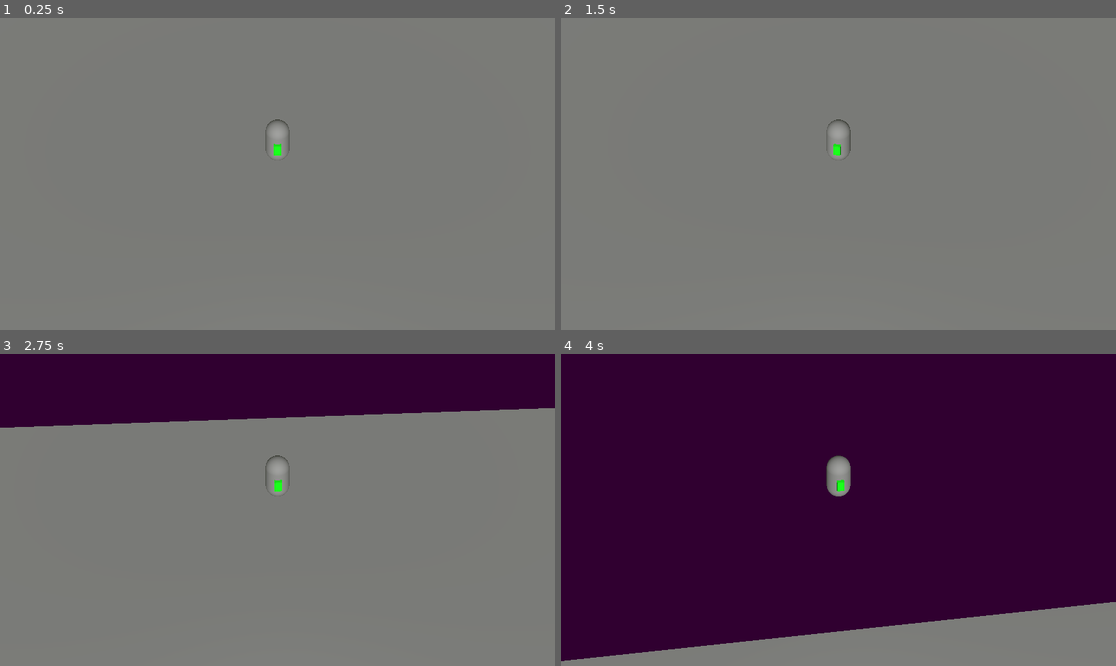
Above: before the commit, frames 1-4 (two rows, left to right).
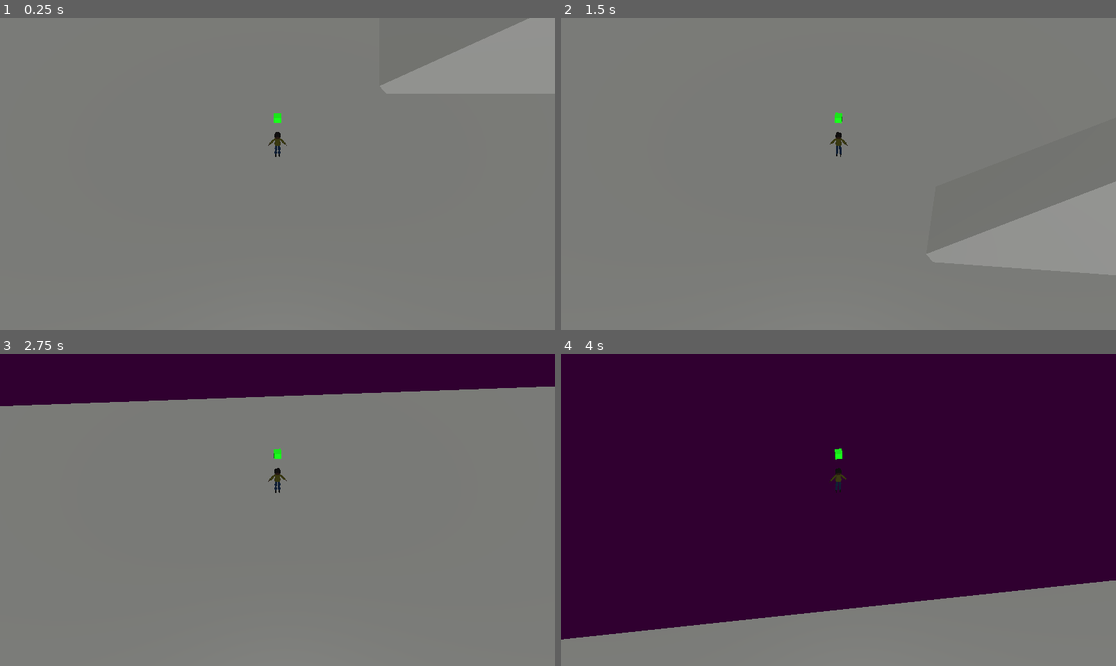
Above: after the commit, the same moments.

Repository: FellowshipOfTheGame/Hotel-Ponte-Negra
Game: Godot game, scene res://scenes/base.tscn
The game is run twice, just before and just after one commit, with the same random seed, the same clock (stepped at 60 frames per second) and the same inputs.
Inputs (mouse positions are in pixels of both pictures, inside the frame that each line leads up to):
- Up to frame 1 (0.25 s): no input
- Up to frame 2 (1.5 s): tap Enter at 0.5 s; move the mouse to (866, 174) at 0.52 s; hold E (interact) 0.53-1.28 s; hold Up (ui_up) from 0.53 s (still down); move the mouse to (810, 174) at 1.27 s; tap E (interact) at 1.35 s
- Up to frame 3 (2.75 s): keep holding Up (ui_up); move the mouse to (288, 503) at 2.02 s; hold E (interact) from 2.03 s (still down)
- Up to frame 4 (4 s): keep holding Up (ui_up); move the mouse to (832, 516) at 2.77 s; release E (interact) at 2.78 s; tap E (interact) at 2.85 s; move the mouse to (877, 513) at 3.52 s; hold E (interact) from 3.53 s (still down)

The runs differ from the first frame. In frame 1, 1.2% of the frame differs, in the area x 47-100%, y 0-46%; in frame 2, 5.5%; in frame 3, 7.2%; in frame 4, 7.5%, in the area x 0-100%, y 30-99%.

Commit message:
Contrução do Cenário
Cenário Construído

Diff:
--- a/scenes/base.tscn
+++ b/scenes/base.tscn
@@ -12,15 +12,30 @@
 [node name="Node3D" type="Node3D"]
 
 [node name="Node3D" parent="." instance=ExtResource("1_pvqg0")]
-transform = Transform3D(1, 0, 0, 0, 1, 0, 0, 0, 1, -6.6245604, 0.4686755, 3.327259)
+transform = Transform3D(1, 0, 0, 0, 1, 0, 0, 0, 1, -6.6245604, -0.80425495, 3.327259)
 
 [node name="Camera3D" type="Camera3D" parent="."]
 transform = Transform3D(1, 0, 0, 0, 0.707107, 0.707107, 0, -0.707107, 0.707107, 0, 10, 30)
 
-[node name="CSGBox3D" type="CSGBox3D" parent="."]
+[node name="Scenery" type="CSGCombiner3D" parent="."]
+use_collision = true
+collision_mask = 3
+
+[node name="CSGBox3D" type="CSGBox3D" parent="Scenery"]
 transform = Transform3D(1, 0, 0, 0, 1, 0, 0, 0, 1, 0.027899265, -1.395859, 0.5424385)
 use_collision = true
+collision_mask = 3
 size = Vector3(50, 1, 50)
+
+[node name="CSGBox3D2" type="CSGBox3D" parent="Scenery"]
+transform = Transform3D(0.84233016, -0.5389619, 0, 0.5389619, 0.84233016, 0, 0, 0, 1, 4.985181, 0.10538912, -2.5)
+size = Vector3(13, 7, 4)
+
+[node name="CSGBox3D3" type="CSGBox3D" parent="Scenery"]
+transform = Transform3D(1, 0, 0, 0, 1, 0, 0, 0, 1, 15, 3, -2.5)
+use_collision = true
+collision_mask = 3
+size = Vector3(13, 7, 4)
 
 [node name="DirectionalLight3D" type="DirectionalLight3D" parent="."]
 transform = Transform3D(1, 0, 0, 0, 0.840614, 0.541635, 0, -0.541635, 0.840614, 0, 9.18064, 0)
--- a/scenes/characters/player/player.tscn
+++ b/scenes/characters/player/player.tscn
@@ -3,22 +3,22 @@
 [ext_resource type="Script" uid="uid://ug1jag7rmhxf" path="res://scenes/characters/player/player.gd" id="1_686vu"]
 [ext_resource type="Script" uid="uid://c1ivo2guoa08g" path="res://scripts/cameraController.gd" id="2_t61fv"]
 [ext_resource type="PackedScene" uid="uid://bkbonrs1200qi" path="res://scenes/characters/player/interacting_component.tscn" id="3_hss88"]
+[ext_resource type="ArrayMesh" uid="uid://h33klegcoldr" path="res://assets/3D_models/player/protagonista.obj" id="3_qd3e3"]
 
 [sub_resource type="CapsuleShape3D" id="CapsuleShape3D_bcx1r"]
-
-[sub_resource type="CapsuleMesh" id="CapsuleMesh_7uws0"]
 
 [sub_resource type="StandardMaterial3D" id="StandardMaterial3D_t61fv"]
 albedo_color = Color(0, 1, 0.023529412, 1)
 
 [sub_resource type="BoxMesh" id="BoxMesh_686vu"]
 material = SubResource("StandardMaterial3D_t61fv")
-size = Vector3(0.3, 0.5, 0.3)
+size = Vector3(0.3, 0.3, 0.3)
 
 [sub_resource type="BoxShape3D" id="BoxShape3D_qd3e3"]
 size = Vector3(1, 2, 1)
 
 [node name="Player" type="CharacterBody3D"]
+collision_layer = 2
 script = ExtResource("1_686vu")
 
 [node name="CameraPivot" type="Node3D" parent="."]
@@ -34,13 +34,12 @@
 transform = Transform3D(1, 0, 0, 0, 1, 0, 0, 0, 1, 0, 1, 0)
 shape = SubResource("CapsuleShape3D_bcx1r")
 
-[node name="MeshInstance3D" type="MeshInstance3D" parent="."]
-transform = Transform3D(1, 0, 0, 0, 1, 0, 0, 0, 1, 0, 1, 0)
-mesh = SubResource("CapsuleMesh_7uws0")
-skeleton = NodePath("../CollisionShape3D")
+[node name="Protagonista" type="MeshInstance3D" parent="."]
+transform = Transform3D(-1, 0, -1.509958e-07, 0, 1, 0, 1.509958e-07, 0, -1, 0, 0, 0)
+mesh = ExtResource("3_qd3e3")
 
 [node name="FrontMarker" type="MeshInstance3D" parent="."]
-transform = Transform3D(1, 0, 0, 0, 1, 0, 0, 0, 1, 0, 1, 0.5)
+transform = Transform3D(1, 0, 0, 0, 1, 0, 0, 0, 1, 0, 2.3, 0)
 mesh = SubResource("BoxMesh_686vu")
 skeleton = NodePath("../CollisionShape3D")
 
Not shown, added: assets/3D_models/monsters/prototipo.mtl
Not shown, added: assets/3D_models/monsters/prototipo.obj
Not shown, added: assets/3D_models/monsters/prototipo.obj.import
Not shown, added: assets/3D_models/player/protagonista.mtl
Not shown, added: assets/3D_models/player/protagonista.obj
Not shown, added: assets/3D_models/player/protagonista.obj.import
Not shown, added: assets/3D_models/monsters/prototipo.mtl180637934.tmp
